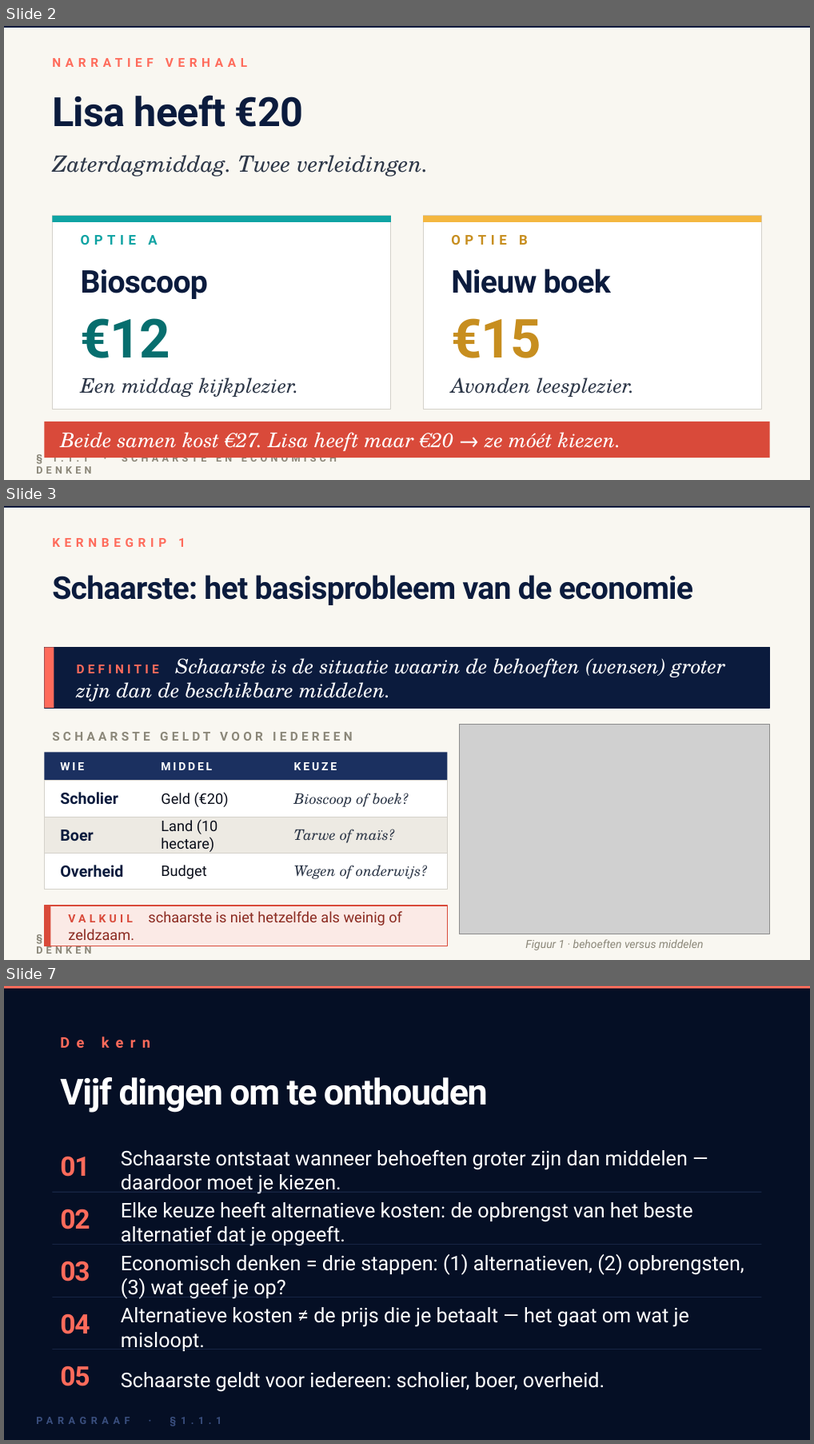
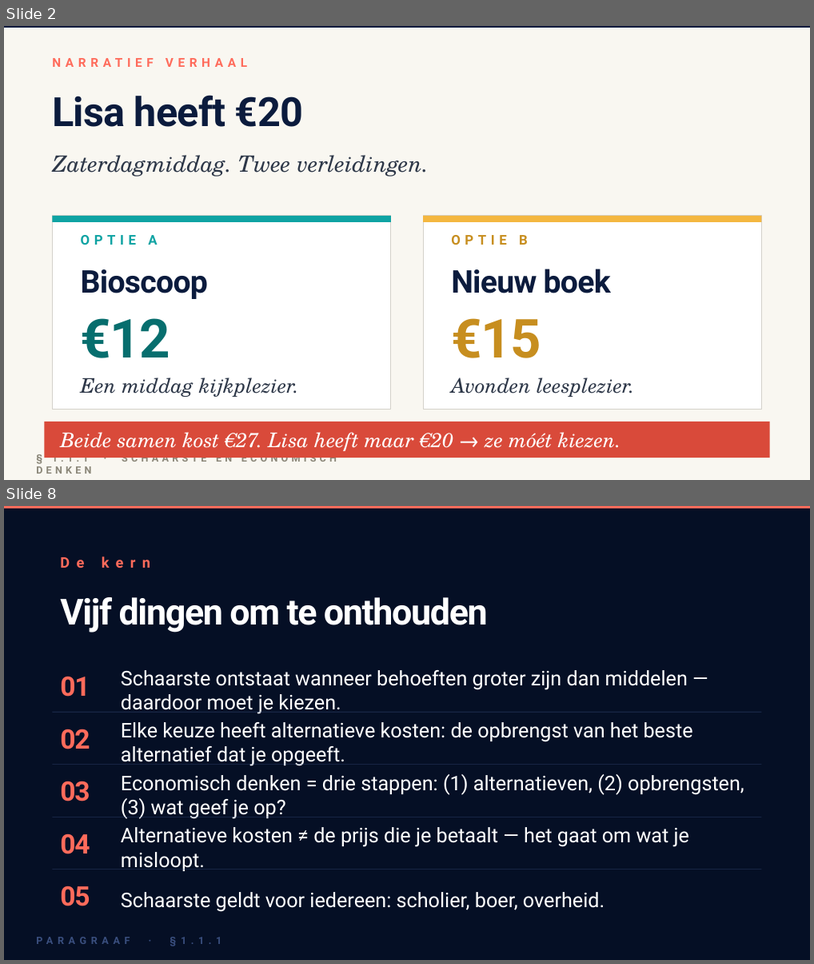
Before and after one commit to meijer1973/4veco-lessen, a slide deck: Boek 1 - Grondslagen, vraag en aanbod/1.1 Hoofdstuk Economisch denken en rekenen/1.1.1 Schaarste en economisch denken/1.1.1 Schaarste en economisch denken – presentatie.pptx. Shown one above the other, each under a label of ours: slides 2, 3 and 7 before the commit, slides 2 and 8 after it; the slides between them are not shown. The pictures are 814x1444 and 814x964 pixels, drawn with LibreOffice and Linux fonts; fonts in the diff are those of the drawing; grey boxes stand for pictures. Boxes give left, top, right and bottom in pixels: in the first picture for what was removed or moved away, otherwise in the second. Text is boxed around its words. In the diff, an @@ line names an element or a change of style, - is before the commit and + after.

```diff
--- a/Boek 1 - Grondslagen, vraag en aanbod/1.1 Hoofdstuk Economisch denken en rekenen/1.1.1 Schaarste en economisch denken/1.1.1 Schaarste en economisch denken – presentatie.pptx
+++ b/Boek 1 - Grondslagen, vraag en aanbod/1.1 Hoofdstuk Economisch denken en rekenen/1.1.1 Schaarste en economisch denken/1.1.1 Schaarste en economisch denken – presentatie.pptx
@@ slide 3 removed at box(4, 506, 810, 960), background #F9F7F1; not listed: 2 template elements that a slide beside it also shows @@
@@ text removed at box(52, 538, 186, 547) @@
-KERNBEGRIP 1
@@ text removed at box(52, 575, 694, 605) @@
-Schaarste: het basisprobleem van de economie
@@ rectangle removed at box(44, 647, 770, 708) @@
@@ rectangle removed at box(44, 647, 54, 708) @@
@@ text removed at box(77, 658, 726, 701) @@
-DEFINITIE Schaarste is de situatie waarin de behoeften (wensen) groter zijn dan de beschikbare middelen.
@@ text removed at box(52, 732, 352, 740) @@
-SCHAARSTE GELDT VOOR IEDEREEN
@@ picture removed at box(460, 724, 770, 933) @@
@@ rectangle removed at box(44, 752, 447, 780) @@
@@ text removed at box(60, 762, 84, 770) @@
-WIE
@@ text removed at box(161, 762, 212, 770) @@
-MIDDEL
@@ text removed at box(294, 762, 337, 770) @@
-KEUZE
@@ rectangle removed at box(44, 780, 447, 816) @@
@@ text removed at box(60, 792, 118, 804) @@
-Scholier
@@ text removed at box(161, 792, 229, 807) @@
-Geld (€20)
@@ text removed at box(294, 792, 409, 807) @@
-Bioscoop of boek?
@@ rectangle removed at box(44, 816, 447, 852) @@
@@ text removed at box(60, 829, 93, 841) @@
-Boer
@@ text removed at box(161, 819, 218, 852) @@
-Land (10 hectare)
@@ text removed at box(294, 828, 395, 843) @@
-Tarwe of maïs?
@@ rectangle removed at box(44, 852, 447, 889) @@
@@ text removed at box(60, 864, 123, 877) @@
-Overheid
@@ text removed at box(161, 864, 206, 879) @@
-Budget
@@ text removed at box(294, 864, 427, 879) @@
-Wegen of onderwijs?
@@ rectangle removed at box(44, 905, 447, 945) @@
@@ rectangle removed at box(44, 905, 50, 945) @@
@@ text removed at box(68, 911, 402, 940) @@
-VALKUIL schaarste is niet hetzelfde als weinig of zeldzaam.
@@ text removed at box(526, 939, 704, 950) @@
-Figuur 1 · behoeften versus middelen
@@ what was slide 7 is now slide 8 @@
```
Also in this commit, not shown: 2 slides changed, 3 slides added, 1 other slide removed, 26 other files.
